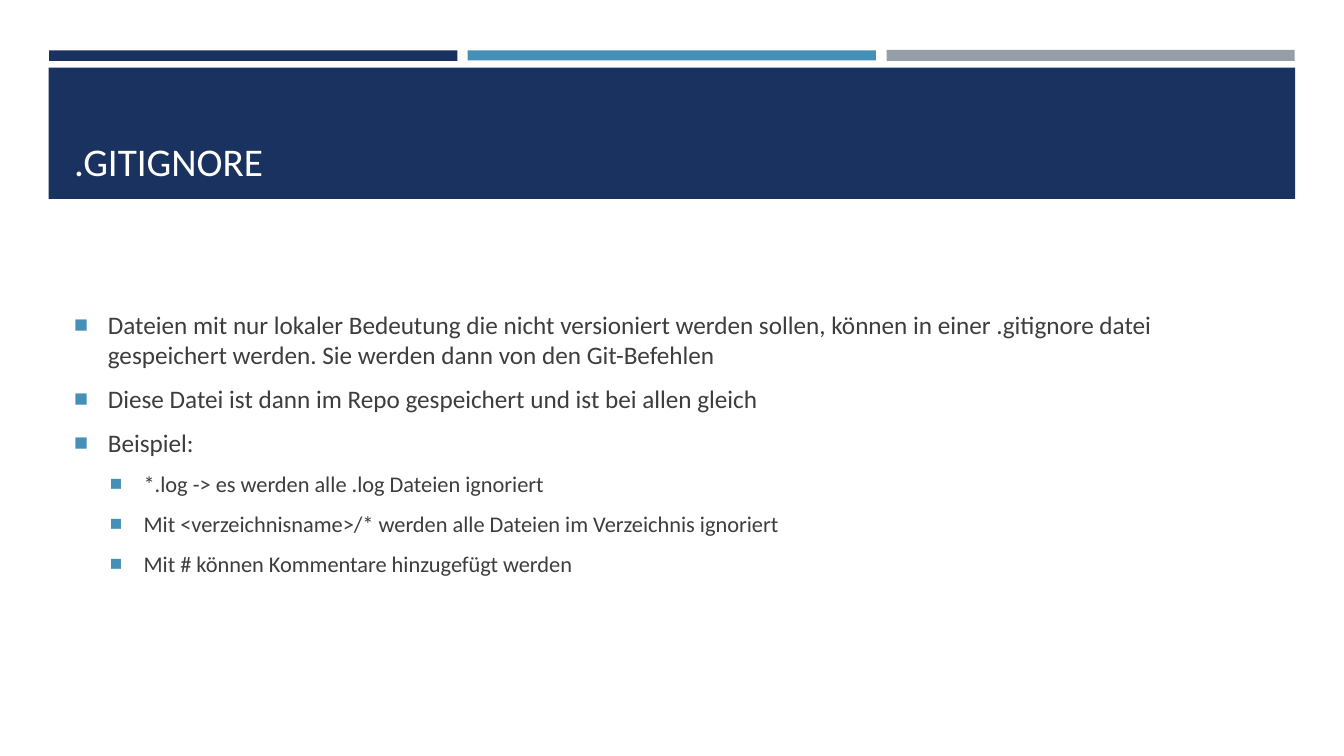
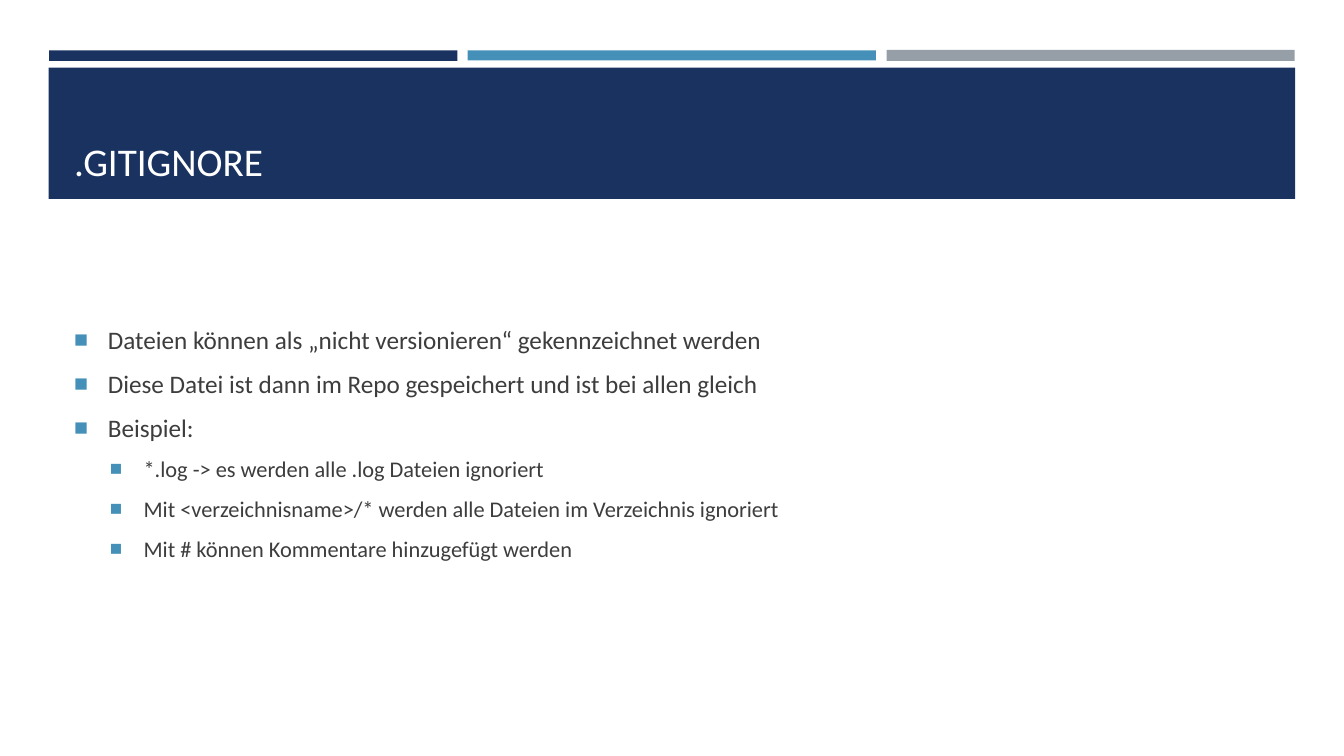
Before and after one commit to HaunBa/Berufsschule-Linz-2, a slide deck: slide 8 of 3aAPC/DUK/Github.pptx (slide 6 before the commit). Drawn at 1344x756 pixels with LibreOffice and Linux fonts; fonts in the diff are those of the drawing. Boxes give left, top, right and bottom in pixels: in the first picture for what was removed or moved away, otherwise in the second. Text is boxed around its words. In the diff, an @@ line names an element or a change of style, - is before the commit and + after.

```diff
--- a/3aAPC/DUK/Github.pptx
+++ b/3aAPC/DUK/Github.pptx
@@ text at bbox=[108, 331, 761, 354]: text changed @@
-■ Dateien mit nur lokaler Bedeutung die nicht versioniert werden sollen, können in einer .gitignore datei gespeichert werden. Sie werden dann von den Git-Befehlen
+■ Dateien können als „nicht versionieren“ gekennzeichnet werden
```
Also in this commit, not shown: 1 other slide changed.
